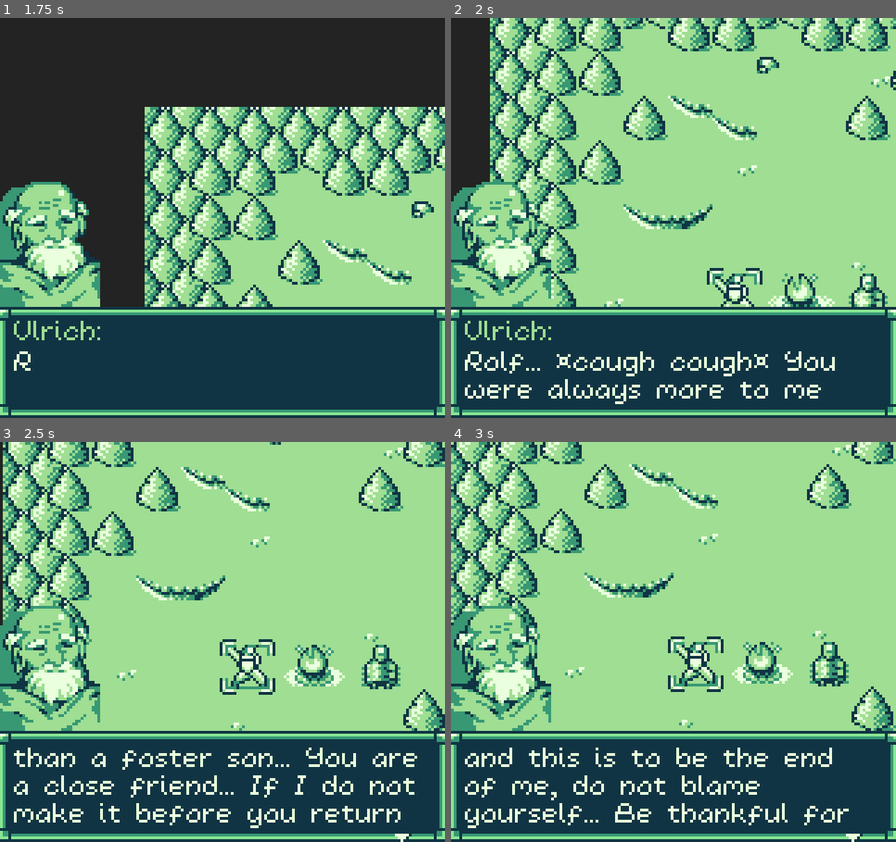
Above: before the commit, frames 1-4 (two rows, left to right).
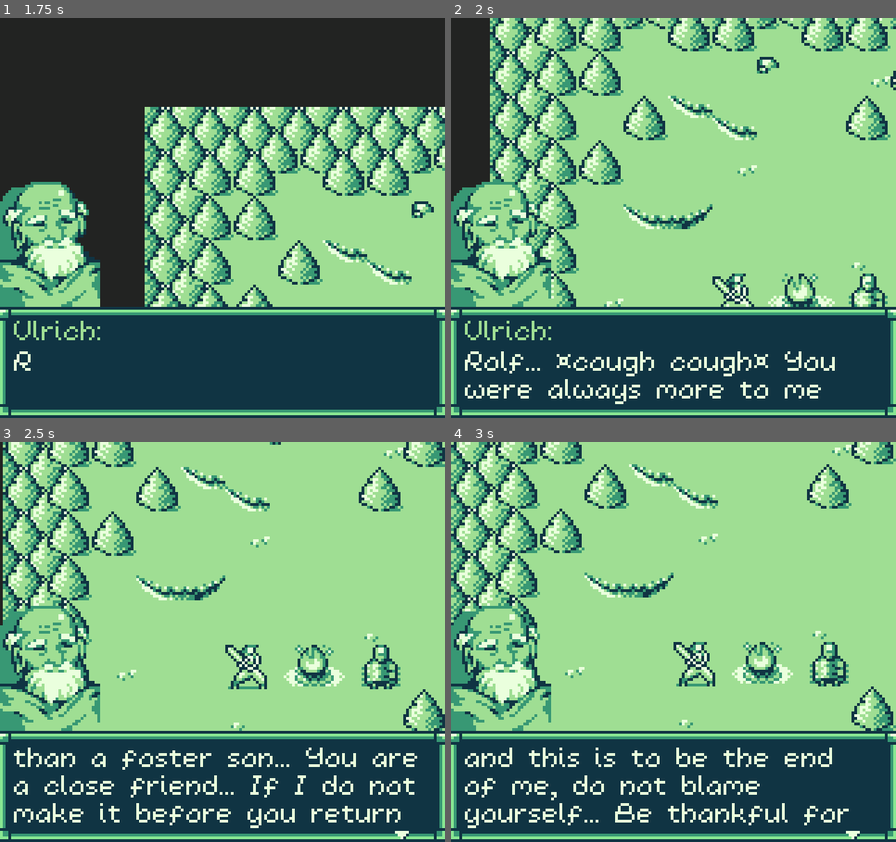
Above: after the commit, the same moments.

Repository: kevinlights/titan_tactics
Game: Godot game, scene res://scenes/landing.tscn
The game is run twice, just before and just after one commit, with the same random seed, the same clock (stepped at 60 frames per second) and the same inputs.
Inputs (mouse positions are in pixels of both pictures, inside the frame that each line leads up to):
- Up to frame 1 (1.75 s): click "New Game" at 0.5 s; move the mouse to (320, 198) at 1.27 s; hold Right (ui_right) from 1.28 s (still down); tap Keypad Enter (ui_accept) at 1.35, 1.52 s
- Up to frame 2 (2 s): keep holding Right (ui_right); tap Keypad Enter (ui_accept) at 1.82 s
- Up to frame 3 (2.5 s): move the mouse to (133, 662) at 2.02 s; release Right (ui_right) at 2.03 s; hold Down (ui_down) from 2.03 s (still down); tap Keypad Enter (ui_accept) at 2.1, 2.27 s
- Up to frame 4 (3 s): tap Keypad Enter (ui_accept) at 2.57, 2.85 s; move the mouse to (718, 554) at 2.77 s; release Down (ui_down) at 2.78 s; hold Right (ui_right) from 2.78 s (still down)

Frame 1 is identical in both runs. In frame 2, 0.3% of the frame differs, in the area x 57-70%, y 62-72%; in frame 3, 0.5%, in the area x 49-93%, y 49-100%; in frame 4, 0.5%.

Commit message:
Changed context to NOT_PLAYABLE when dialogue is active

Diff:
--- a/scenes/gui.tscn
+++ b/scenes/gui.tscn
@@ -46,43 +46,43 @@
 [ext_resource path="res://scripts/gui/characterswap.gd" type="Script" id=44]
 
 [sub_resource type="AtlasTexture" id=1]
+atlas = ExtResource( 42 )
+region = Rect2( 0, 0, 36, 50 )
+
+[sub_resource type="AtlasTexture" id=2]
 atlas = ExtResource( 14 )
 region = Rect2( 0, 0, 36, 50 )
 
-[sub_resource type="AtlasTexture" id=2]
+[sub_resource type="AtlasTexture" id=3]
 atlas = ExtResource( 4 )
 region = Rect2( 0, 0, 36, 50 )
 
-[sub_resource type="AtlasTexture" id=3]
+[sub_resource type="AtlasTexture" id=4]
 atlas = ExtResource( 35 )
 region = Rect2( 0, 0, 36, 50 )
 
-[sub_resource type="AtlasTexture" id=4]
+[sub_resource type="AtlasTexture" id=5]
 atlas = ExtResource( 42 )
 region = Rect2( 0, 0, 36, 50 )
 
-[sub_resource type="AtlasTexture" id=5]
+[sub_resource type="AtlasTexture" id=6]
 atlas = ExtResource( 36 )
 region = Rect2( 0, 0, 36, 50 )
 
-[sub_resource type="AtlasTexture" id=6]
+[sub_resource type="AtlasTexture" id=7]
 atlas = ExtResource( 36 )
 region = Rect2( 36, 0, 36, 50 )
 
-[sub_resource type="AtlasTexture" id=7]
-atlas = ExtResource( 42 )
-region = Rect2( 0, 0, 36, 50 )
-
 [sub_resource type="SpriteFrames" id=8]
 animations = [ {
-"frames": [ SubResource( 1 ), SubResource( 2 ), SubResource( 3 ), SubResource( 4 ), SubResource( 5 ), SubResource( 6 ) ],
-"loop": true,
-"name": "portraits",
+"frames": [ SubResource( 1 ) ],
+"loop": true,
+"name": "Rolf",
 "speed": 5.0
 }, {
-"frames": [ SubResource( 7 ) ],
-"loop": true,
-"name": "Rolf",
+"frames": [ SubResource( 2 ), SubResource( 3 ), SubResource( 4 ), SubResource( 5 ), SubResource( 6 ), SubResource( 7 ) ],
+"loop": true,
+"name": "portraits",
 "speed": 5.0
 } ]
 
@@ -135,31 +135,31 @@
 } ]
 
 [sub_resource type="AtlasTexture" id=18]
+atlas = ExtResource( 42 )
+region = Rect2( 0, 0, 36, 50 )
+
+[sub_resource type="AtlasTexture" id=19]
 atlas = ExtResource( 14 )
 region = Rect2( 36, 0, 36, 50 )
 
-[sub_resource type="AtlasTexture" id=19]
+[sub_resource type="AtlasTexture" id=20]
 atlas = ExtResource( 4 )
 region = Rect2( 36, 0, 36, 50 )
 
-[sub_resource type="AtlasTexture" id=20]
+[sub_resource type="AtlasTexture" id=21]
 atlas = ExtResource( 35 )
 region = Rect2( 36, 0, 36, 50 )
 
-[sub_resource type="AtlasTexture" id=21]
-atlas = ExtResource( 42 )
-region = Rect2( 0, 0, 36, 50 )
-
 [sub_resource type="SpriteFrames" id=22]
 animations = [ {
-"frames": [ SubResource( 18 ), SubResource( 19 ), SubResource( 20 ) ],
-"loop": true,
-"name": "portraits",
+"frames": [ SubResource( 18 ) ],
+"loop": true,
+"name": "Rolf",
 "speed": 0.0
 }, {
-"frames": [ SubResource( 21 ) ],
-"loop": true,
-"name": "Rolf",
+"frames": [ SubResource( 19 ), SubResource( 20 ), SubResource( 21 ) ],
+"loop": true,
+"name": "portraits",
 "speed": 0.0
 } ]
 
@@ -186,14 +186,14 @@
 "name": "up",
 "speed": 3.0
 }, {
-"frames": [  ],
-"loop": true,
-"name": "neutral",
+"frames": [ SubResource( 25 ), SubResource( 26 ) ],
+"loop": true,
+"name": "down",
 "speed": 3.0
 }, {
-"frames": [ SubResource( 25 ), SubResource( 26 ) ],
-"loop": true,
-"name": "down",
+"frames": [  ],
+"loop": true,
+"name": "neutral",
 "speed": 3.0
 } ]
 
@@ -220,14 +220,14 @@
 "name": "up",
 "speed": 3.0
 }, {
-"frames": [  ],
-"loop": true,
-"name": "neutral",
+"frames": [ SubResource( 30 ), SubResource( 31 ) ],
+"loop": true,
+"name": "down",
 "speed": 3.0
 }, {
-"frames": [ SubResource( 30 ), SubResource( 31 ) ],
-"loop": true,
-"name": "down",
+"frames": [  ],
+"loop": true,
+"name": "neutral",
 "speed": 3.0
 } ]
 
@@ -348,13 +348,11 @@
 [node name="Arrows" type="AnimatedSprite" parent="characterselect"]
 position = Vector2( 103.551, 130.424 )
 frames = SubResource( 11 )
-frame = 1
 playing = true
 
 [node name="Abutton" type="AnimatedSprite" parent="characterselect"]
 position = Vector2( 141.551, 130.424 )
 frames = SubResource( 14 )
-frame = 1
 playing = true
 
 [node name="name" type="Label" parent="characterselect"]
@@ -512,13 +510,11 @@
 [node name="Arrows" type="AnimatedSprite" parent="characterswap"]
 position = Vector2( 103.551, 130.424 )
 frames = SubResource( 11 )
-frame = 1
 playing = true
 
 [node name="Bbutton" type="AnimatedSprite" parent="characterswap"]
 position = Vector2( 141.551, 130.424 )
 frames = SubResource( 17 )
-frame = 1
 playing = true
 
 [node name="battle" type="Control" parent="."]
@@ -712,7 +708,6 @@
 position = Vector2( 51.5761, 0.49651 )
 frames = SubResource( 27 )
 animation = "down"
-frame = 1
 playing = true
 
 [node name="EnemyType" type="Sprite" parent="battle"]
@@ -725,6 +720,7 @@
 position = Vector2( 116.938, 0.85042 )
 frames = SubResource( 32 )
 animation = "down"
+frame = 1
 playing = true
 
 [node name="vs" type="Sprite" parent="battle"]
@@ -927,7 +923,6 @@
 visible = false
 position = Vector2( 0.407799, -11.0781 )
 frames = SubResource( 35 )
-frame = 1
 playing = true
 centered = false
 offset = Vector2( -8, -2 )
@@ -949,7 +944,6 @@
 visible = false
 position = Vector2( 0, 1 )
 frames = SubResource( 35 )
-frame = 1
 playing = true
 centered = false
 offset = Vector2( -8, 8 )
@@ -958,7 +952,6 @@
 [node name="arrow" type="AnimatedSprite" parent="weaponswap"]
 position = Vector2( 44.6813, 29.1062 )
 frames = SubResource( 38 )
-frame = 1
 playing = true
 
 [node name="lvlup" type="Control" parent="."]
@@ -1071,6 +1064,7 @@
 [node name="arrow" type="AnimatedSprite" parent="lvlup"]
 position = Vector2( 48.6813, 58.1062 )
 frames = SubResource( 38 )
+frame = 1
 playing = true
 
 [node name="Control" type="Control" parent="lvlup"]
@@ -1096,7 +1090,6 @@
 
 [node name="focus" type="AnimatedSprite" parent="lvlup/Control/Ok"]
 frames = SubResource( 35 )
-frame = 1
 playing = true
 centered = false
 offset = Vector2( -2, 8 )
@@ -1194,6 +1187,7 @@
 visible = false
 position = Vector2( 0, -1 )
 frames = SubResource( 41 )
+frame = 1
 playing = true
 centered = false
 offset = Vector2( -1, 9 )
@@ -1216,6 +1210,7 @@
 visible = false
 position = Vector2( -2, -11.4519 )
 frames = SubResource( 41 )
+frame = 1
 playing = true
 centered = false
 offset = Vector2( -1, 20 )
@@ -1304,6 +1299,7 @@
 visible = false
 position = Vector2( -2, -1 )
 frames = SubResource( 41 )
+frame = 1
 playing = true
 centered = false
 offset = Vector2( -1, 9 )
@@ -1326,6 +1322,7 @@
 visible = false
 position = Vector2( 1, -11.4519 )
 frames = SubResource( 41 )
+frame = 1
 playing = true
 centered = false
 offset = Vector2( -1, 20 )
@@ -1383,6 +1380,7 @@
 [node name="more" type="AnimatedSprite" parent="dialogue/background"]
 position = Vector2( 145, 36 )
 frames = SubResource( 44 )
+frame = 1
 playing = true
 
 [node name="textsfx" type="AudioStreamPlayer" parent="dialogue"]
@@ -1416,6 +1414,7 @@
 [node name="focus" type="AnimatedSprite" parent="dialogue/branches/trigger_1"]
 visible = false
 frames = SubResource( 47 )
+frame = 1
 playing = true
 centered = false
 offset = Vector2( -2, 2 )
@@ -1450,6 +1449,7 @@
 [node name="focus" type="AnimatedSprite" parent="dialogue/branches/trigger_2"]
 visible = false
 frames = SubResource( 47 )
+frame = 1
 playing = true
 centered = false
 offset = Vector2( -2, 2 )
@@ -1482,6 +1482,7 @@
 [node name="focus" type="AnimatedSprite" parent="dialogue/branches/trigger_3"]
 visible = false
 frames = SubResource( 47 )
+frame = 1
 playing = true
 centered = false
 offset = Vector2( -2, 2 )
--- a/scenes/world.tscn
+++ b/scenes/world.tscn
@@ -25,49 +25,41 @@
 
 [sub_resource type="AtlasTexture" id=3]
 atlas = ExtResource( 3 )
-region = Rect2( 60, 20, 20, 20 )
+region = Rect2( 100, 0, 20, 20 )
 
 [sub_resource type="AtlasTexture" id=4]
 atlas = ExtResource( 14 )
-region = Rect2( 18, 0, 18, 18 )
+region = Rect2( 90, 0, 18, 18 )
 
 [sub_resource type="AtlasTexture" id=5]
 atlas = ExtResource( 14 )
-region = Rect2( 100, 0, 20, 20 )
+region = Rect2( 90, 18, 18, 18 )
 
 [sub_resource type="AtlasTexture" id=6]
 atlas = ExtResource( 3 )
-region = Rect2( 100, 0, 20, 20 )
+region = Rect2( 40, 20, 20, 20 )
 
 [sub_resource type="AtlasTexture" id=7]
-atlas = ExtResource( 14 )
-region = Rect2( 90, 0, 18, 18 )
-
-[sub_resource type="AtlasTexture" id=8]
-atlas = ExtResource( 14 )
-region = Rect2( 90, 18, 18, 18 )
-
-[sub_resource type="AtlasTexture" id=9]
-atlas = ExtResource( 3 )
-region = Rect2( 40, 20, 20, 20 )
-
-[sub_resource type="AtlasTexture" id=10]
 atlas = ExtResource( 3 )
 region = Rect2( 40, 0, 20, 20 )
 
-[sub_resource type="AtlasTexture" id=11]
-atlas = ExtResource( 14 )
-region = Rect2( 54, 0, 18, 18 )
+[sub_resource type="AtlasTexture" id=15]
+atlas = ExtResource( 3 )
+region = Rect2( 60, 0, 20, 20 )
 
-[sub_resource type="AtlasTexture" id=12]
+[sub_resource type="AtlasTexture" id=16]
+atlas = ExtResource( 3 )
+region = Rect2( 60, 20, 20, 20 )
+
+[sub_resource type="AtlasTexture" id=13]
 atlas = ExtResource( 3 )
 region = Rect2( 20, 0, 20, 20 )
 
-[sub_resource type="AtlasTexture" id=13]
+[sub_resource type="AtlasTexture" id=14]
 atlas = ExtResource( 3 )
 region = Rect2( 20, 20, 20, 20 )
 
-[sub_resource type="SpriteFrames" id=14]
+[sub_resource type="SpriteFrames" id=12]
 animations = [ {
 "frames": [ SubResource( 1 ), SubResource( 2 ) ],
 "loop": true,
@@ -76,27 +68,12 @@
 }, {
 "frames": [ SubResource( 3 ) ],
 "loop": true,
-"name": "blank",
+"name": "heal",
 "speed": 5.0
 }, {
 "frames": [ SubResource( 4 ), SubResource( 5 ) ],
 "loop": true,
-"name": "cantmove",
-"speed": 5.0
-}, {
-"frames": [ SubResource( 6 ) ],
-"loop": true,
-"name": "heal",
-"speed": 5.0
-}, {
-"frames": [ SubResource( 7 ), SubResource( 8 ) ],
-"loop": true,
 "name": "archer",
-"speed": 5.0
-}, {
-"frames": [ SubResource( 9 ), SubResource( 10 ) ],
-"loop": true,
-"name": "attack",
 "speed": 5.0
 }, {
 "frames": [  ],
@@ -104,10 +81,25 @@
 "name": "mage",
 "speed": 5.0
 }, {
-"frames": [ SubResource( 13 ), SubResource( 3 ) ],
+"frames": [ SubResource( 6 ), SubResource( 7 ) ],
+"loop": true,
+"name": "attack",
+"speed": 5.0
+}, {
+"frames": [ SubResource( 15 ), SubResource( 16 ) ],
 "loop": true,
 "name": "guard",
 "speed": 3.0
+}, {
+"frames": [  ],
+"loop": true,
+"name": "blank",
+"speed": 5.0
+}, {
+"frames": [ SubResource( 13 ), SubResource( 14 ) ],
+"loop": true,
+"name": "cantmove",
+"speed": 5.0
 } ]
 
 [node name="World" type="Node2D"]
@@ -126,9 +118,8 @@
 
 [node name="select" type="AnimatedSprite" parent="."]
 z_as_relative = false
-frames = SubResource( 14 )
+frames = SubResource( 12 )
 animation = "attack"
-frame = 1
 playing = true
 centered = false
 offset = Vector2( -2, -2 )
--- a/scripts/select.gd
+++ b/scripts/select.gd
@@ -60,7 +60,7 @@
 
 func _input(event):
 	var advance = Vector2(0, 0)
-	if Game.level == 0:
+	if world.get_current_context(tile) == Game.CONTEXT.NOT_PLAYABLE:
 		play("blank")
 		return
 	if gui.active or disabled:
--- a/scripts/world.gd
+++ b/scripts/world.gd
@@ -533,7 +533,7 @@
 	$select.set_context(context)
 
 func get_current_context(tile):
-	if Game.level == 0:
+	if Game.level == 0 or gui.get_node("dialogue").visible:
 		return Game.CONTEXT.NOT_PLAYABLE
 	if $select.mode == $select.MODE.CHECK_MAP:
 		return Game.CONTEXT.NEUTRAL
Not shown: 1 places in scenes/world.tscn that only renumber resources
